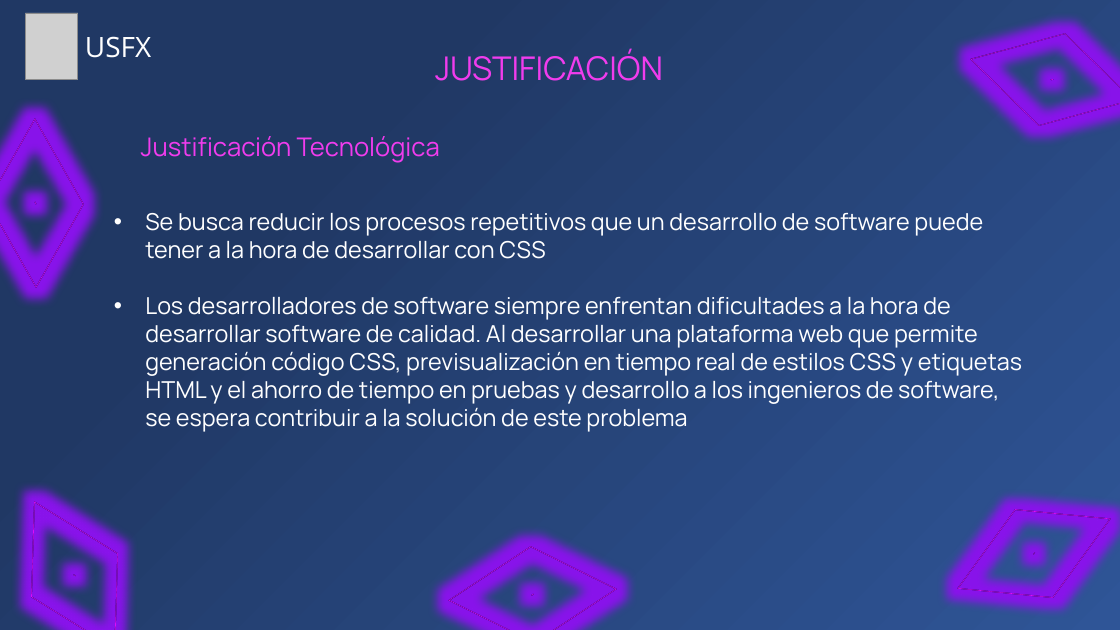
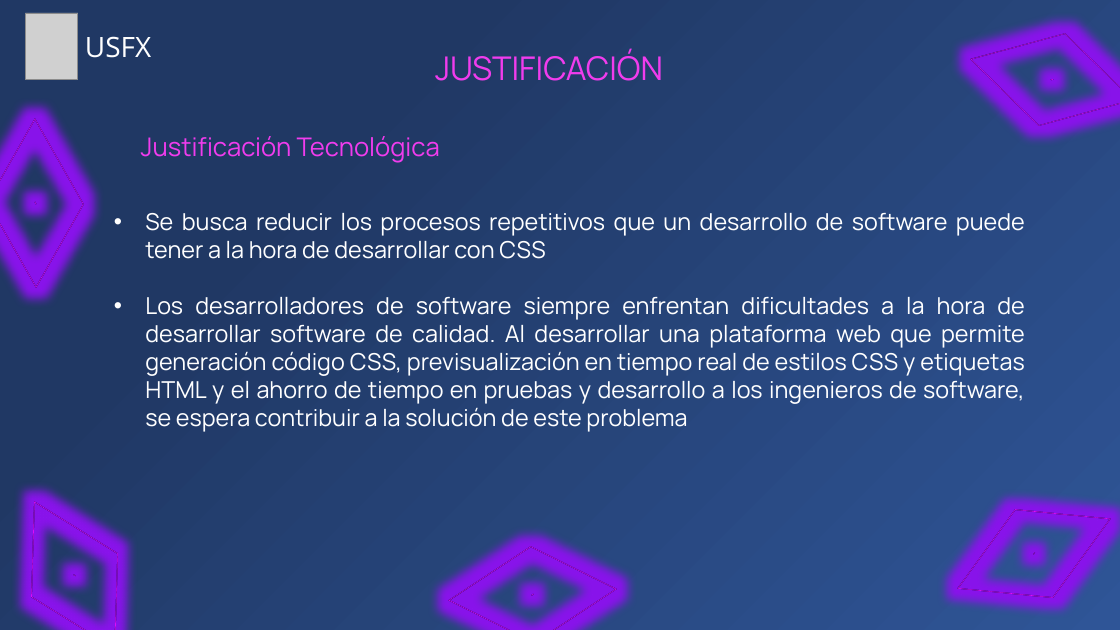
Before and after one commit to Zelechos/Generador-Css, a slide deck: slide 18 of documents/Presentación de Perfil - Modelo Generador CSS.pptx. Drawn at 1120x630 pixels with LibreOffice and Linux fonts; fonts in the diff are those of the drawing; grey boxes stand for pictures. Boxes give left, top, right and bottom in pixels: in the first picture for what was removed or moved away, otherwise in the second. Text is boxed around its words. In the diff, an @@ line names an element or a change of style, - is before the commit and + after.

Commit message:
style(v0.6.9): add format in presentation

```diff
--- a/documents/Presentación de Perfil - Modelo Generador CSS.pptx
+++ b/documents/Presentación de Perfil - Modelo Generador CSS.pptx
@@ text "Se busca reducir los procesos ..." at bbox=[145, 213, 1025, 432]: alignment left to justified @@
```
Also in this commit, not shown: 3 other slides changed.
